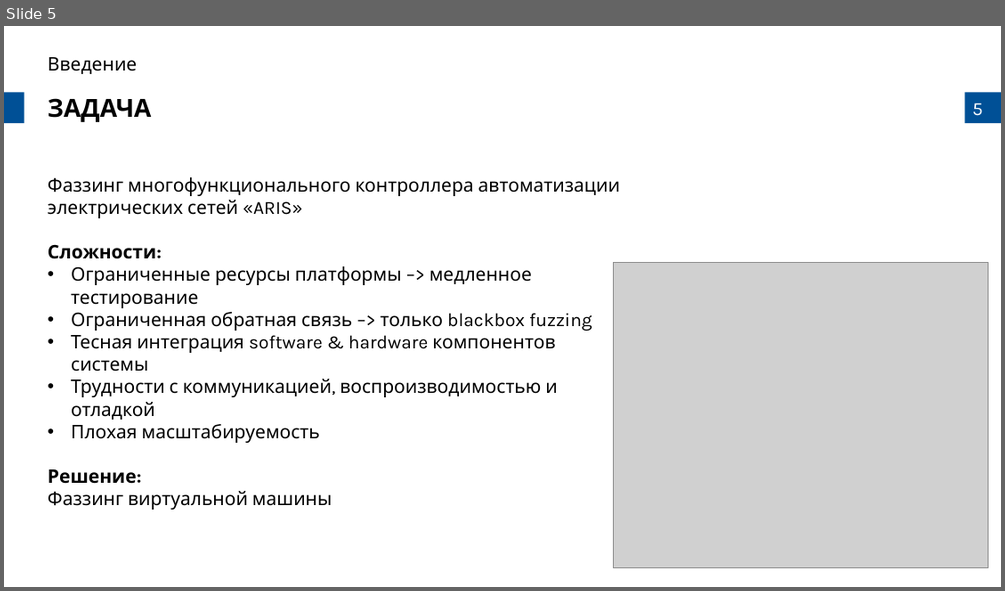
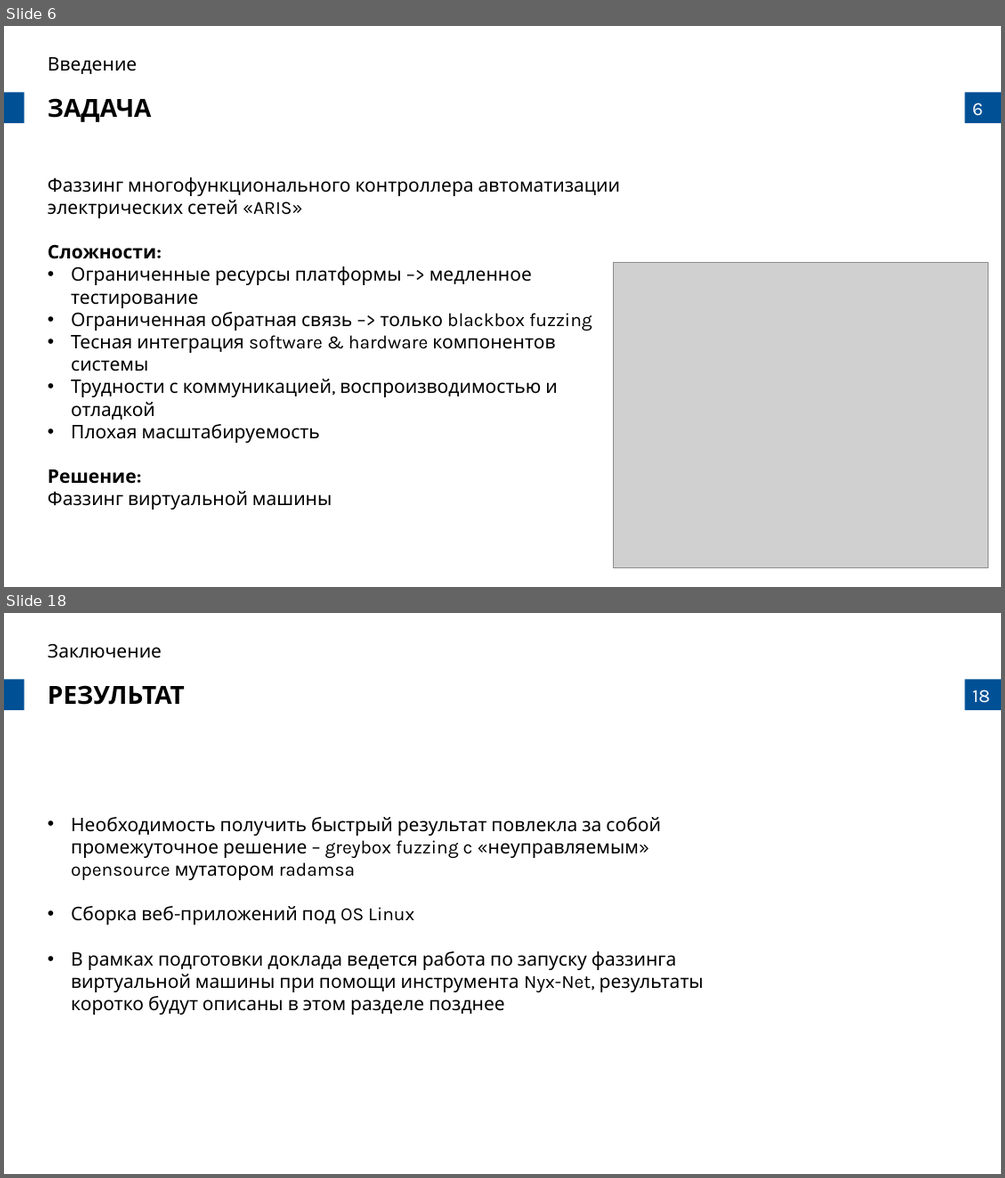
Before and after one commit to prostoAlexandr/BeeTech_2024, a slide deck: Belikov_Virtual_machine_fuzzing_types_and_approaches.pptx. Shown one above the other, each under a label of ours: slide 5 before the commit, slides 6 and 18 after it; the slides between them are not shown. The pictures are 1005x591 and 1005x1178 pixels, drawn with LibreOffice and Linux fonts; fonts in the diff are those of the drawing; grey boxes stand for pictures; background and template pictures are left out. Boxes give left, top, right and bottom in pixels: in the first picture for what was removed or moved away, otherwise in the second. Text is boxed around its words. In the diff, an @@ line names an element or a change of style, - is before the commit and + after.

```diff
--- a/Belikov_Virtual_machine_fuzzing_types_and_approaches.pptx
+++ b/Belikov_Virtual_machine_fuzzing_types_and_approaches.pptx
@@ slide 18 added at (4,613,1001,1174), background #FFFFFF; not listed: 3 template elements that a slide beside it also shows @@
@@ text added at (48,643,162,658), 18 pt, text #000000 @@
+Заключение
@@ text added at (48,685,185,705), 24 pt, text #000000, bold @@
+РЕЗУЛЬТАТ
@@ text added at (71,817,704,1014), 18 pt, text #000000 @@
+• Необходимость получить быстрый результат повлекла за собой промежуточное решение – greybox fuzzing c «неуправляемым» opensource мутатором radamsa
+• Сборка веб-приложений под OS Linux
+• В рамках подготовки доклада ведется работа по запуску фаззинга виртуальной машины при помощи инструмента Nyx-Net, результаты коротко будут описаны в этом разделе позднее
@@ what was slide 5 is now slide 6 @@
@@ page number at (972,103,983,116): text changed @@
-5
+6
```
Also in this commit, not shown: 11 slides changed, 6 other slides added, 2 slides removed, 1 other file.
